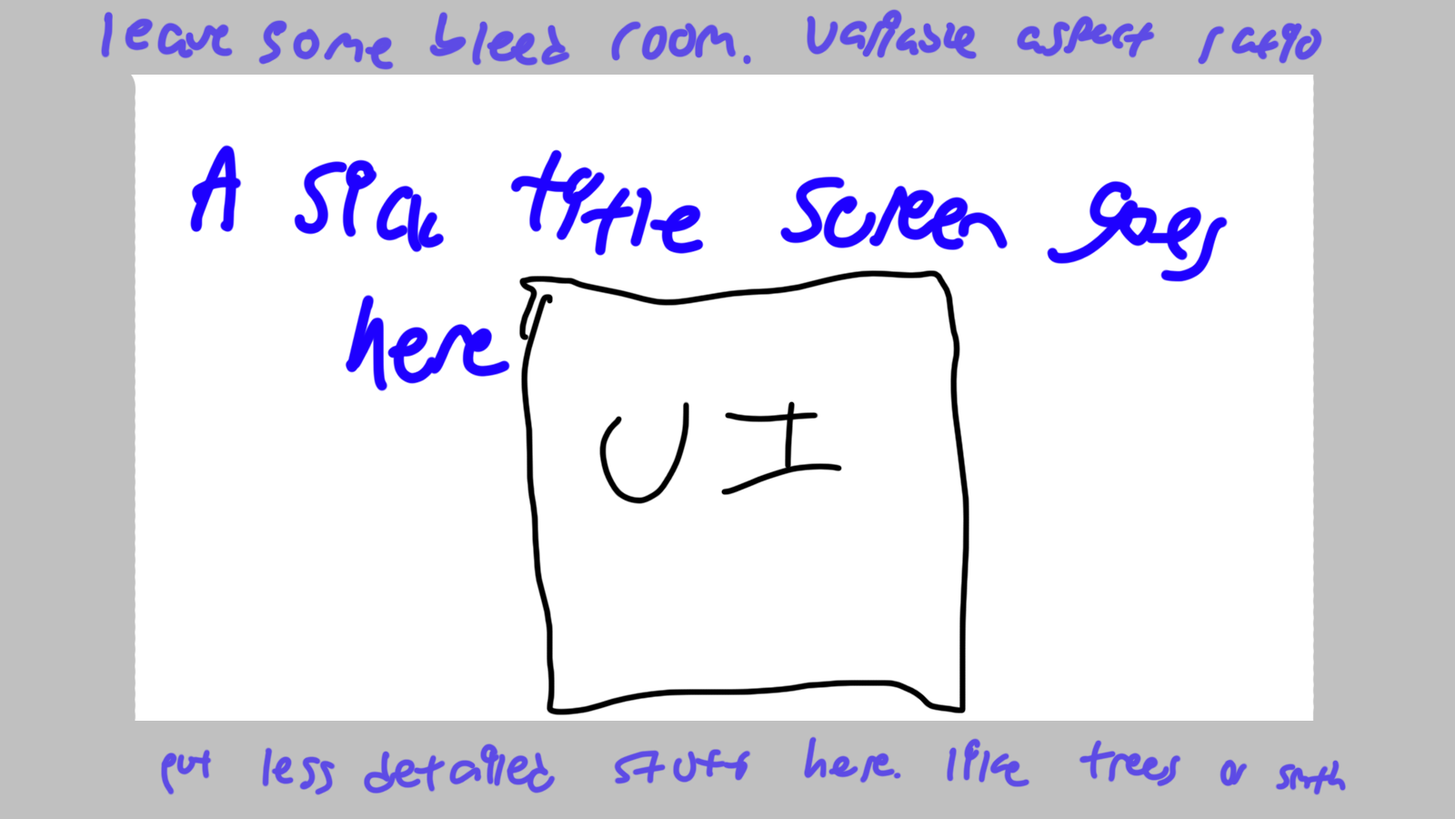
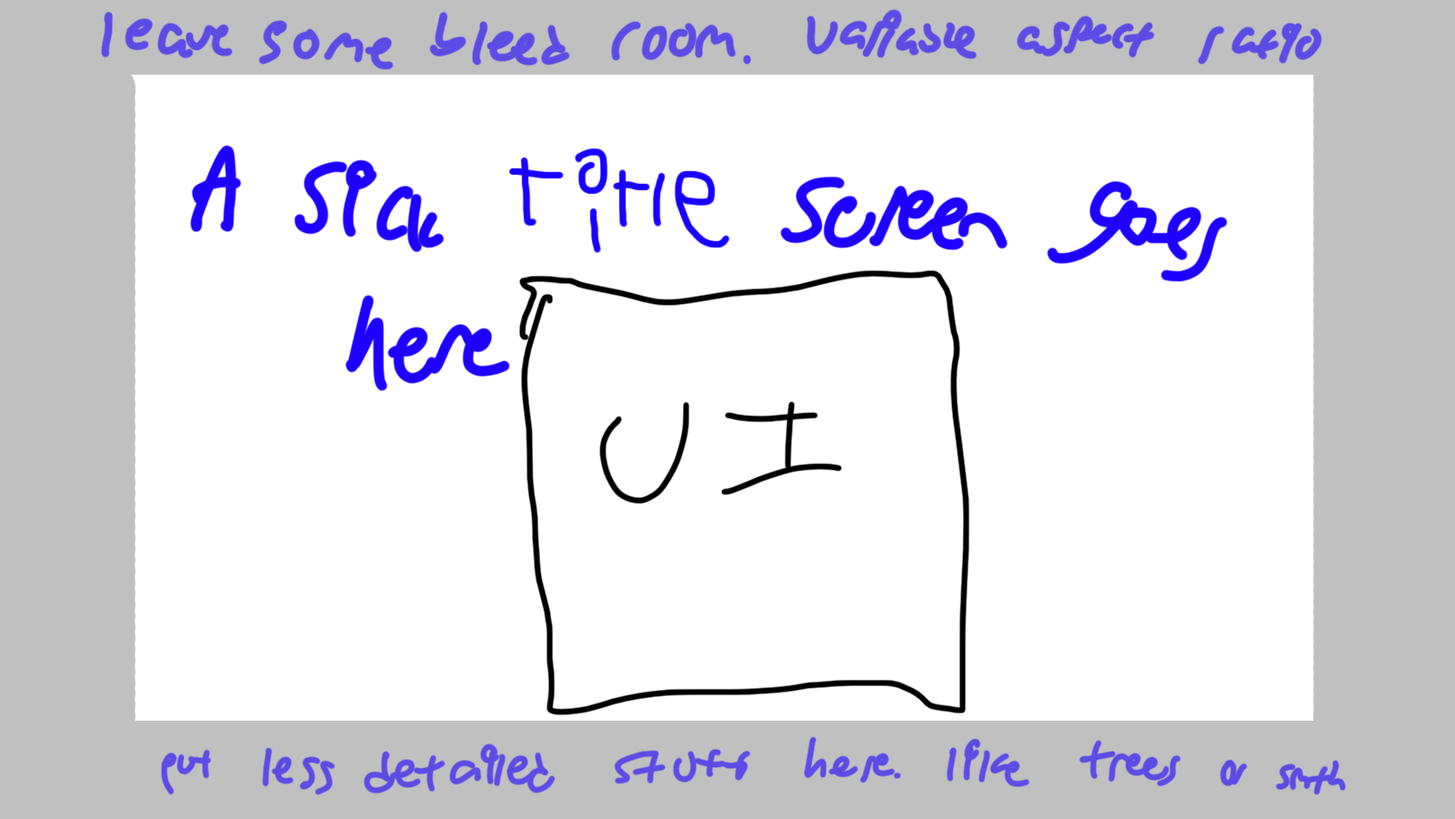
Revision of a layered (1455, 819) image; what changed, layer by layer:
painted on "Layer 1" over 508, 147, 731, 256
